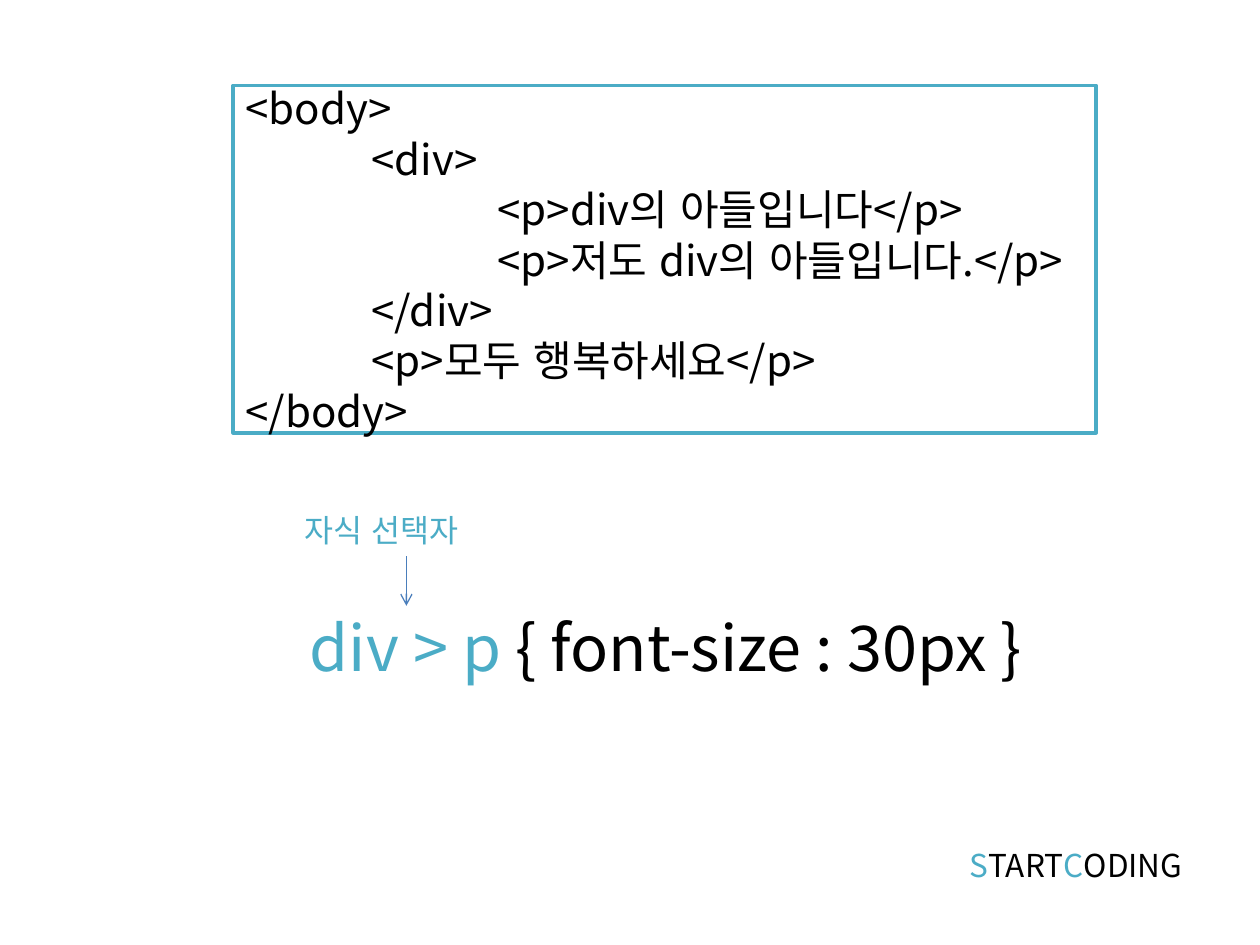
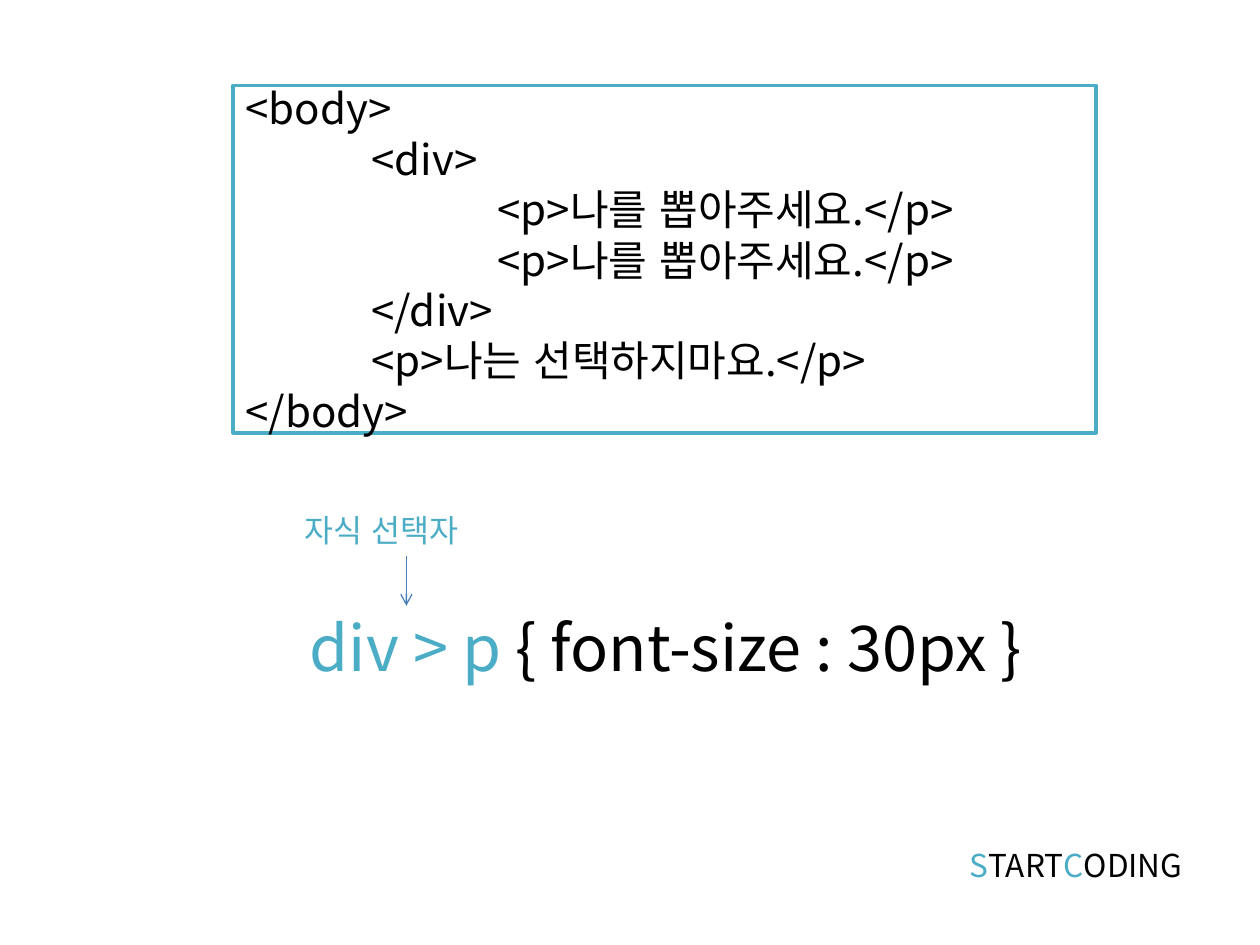
Before and after one commit to kwonkijun/web, a slide deck: slide 11 of 프론트엔드기초(PPT)/CSS3 2강_CSS 셀렉터.pptx. Drawn at 1260x945 pixels with LibreOffice and Linux fonts; fonts in the diff are those of the drawing. Boxes give left, top, right and bottom in pixels: in the first picture for what was removed or moved away, otherwise in the second. Text is boxed around its words. In the diff, an @@ line names an element or a change of style, - is before the commit and + after.

```diff
--- a/프론트엔드기초(PPT)/CSS3 2강_CSS 셀렉터.pptx
+++ b/프론트엔드기초(PPT)/CSS3 2강_CSS 셀렉터.pptx
@@ text in rectangle at (498, 190, 953, 286): text changed @@
-<p>div의 아들입니다</p>
-<p>저도 div의 아들입니다.</p>
+<p>나를 뽑아주세요.</p>
+<p>나를 뽑아주세요.</p>
@@ text in rectangle at (372, 341, 866, 386): text changed @@
-<p>모두 행복하세요</p>
+<p>나는 선택하지마요.</p>
```
Also in this commit, not shown: 9 other slides changed, 29 other files.
